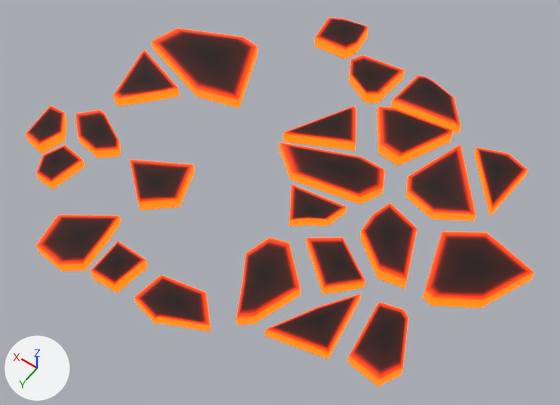
An edit to the glTF model lava_crust.glb, drawn before and after from the same camera.
Both versions are drawn from a 50 mm camera at (-14.9, 19.5, 28.9) aimed at (-1.2, 0.4, -1.1). Every picture has the same lights, and +X, +Y and +Z are marked at lower left. The picture after the commit comes second.
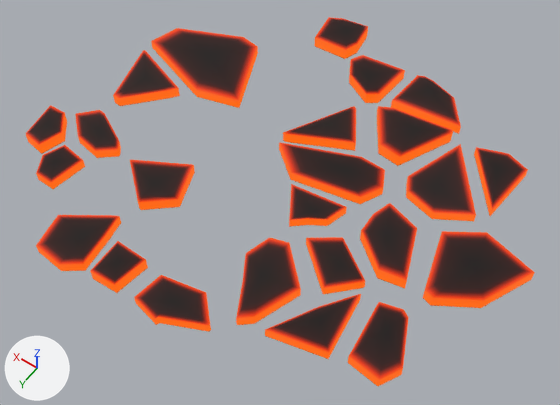
Where the change shows, as pixel boxes [x1, y1, x2, y2] in the pictures (560 x 405 px):
'Mesh_0', surface changed
    both: [26, 17, 535, 386]

The change, as a diff of the scene's bpy script:
```diff
--- a/lava_crust.glb.py
+++ b/lava_crust.glb.py
@@ mat_material_0 @@
 n0 = _N.new('ShaderNodeBsdfPrincipled'); n0.name = 'Principled BSDF'
 n0.inputs[2].default_value = 0.85  # 'Roughness'
-n0.inputs[28].default_value = 2.0  # 'Emission Strength'
+n0.inputs[28].default_value = 1.0  # 'Emission Strength'
 n1 = _N.new('ShaderNodeOutputMaterial'); n1.name = 'Material Output'
```
